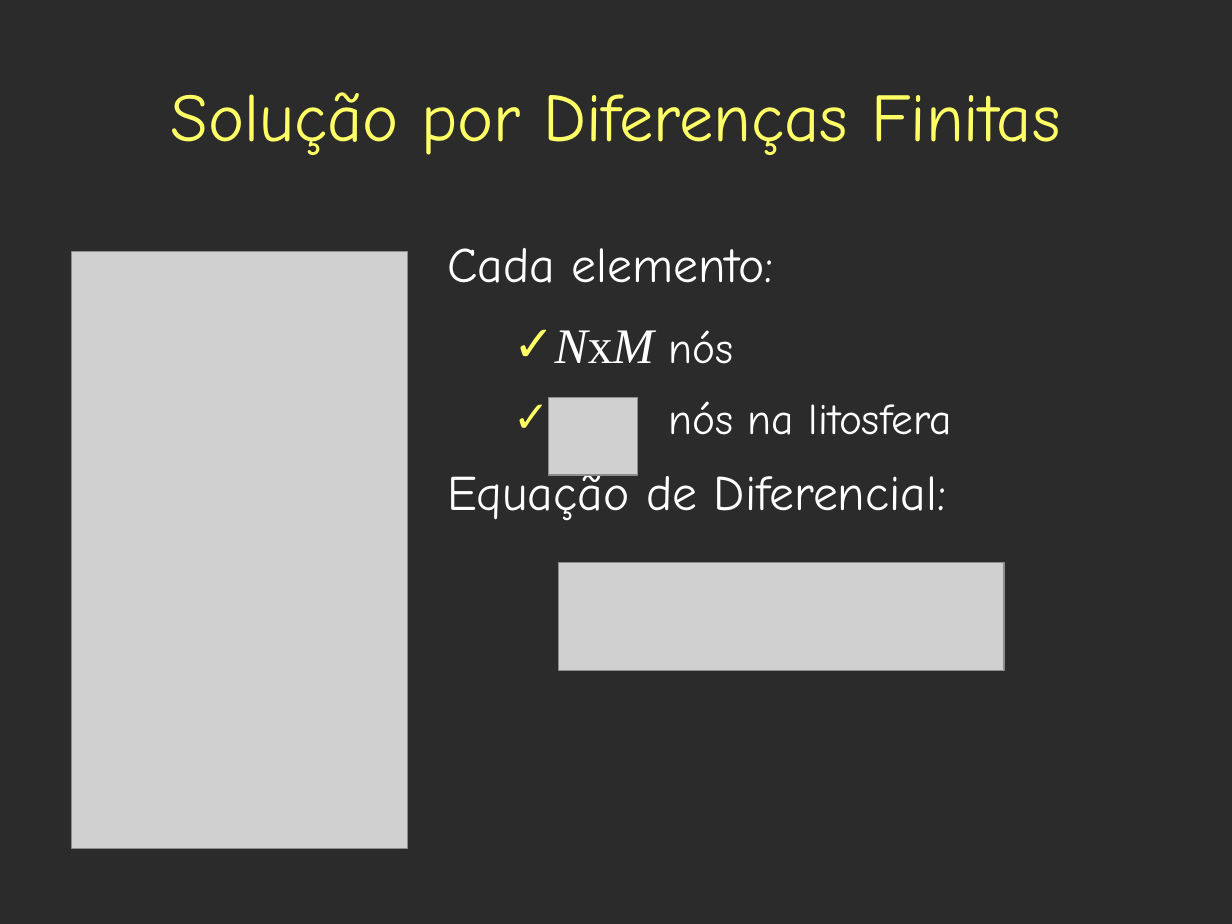
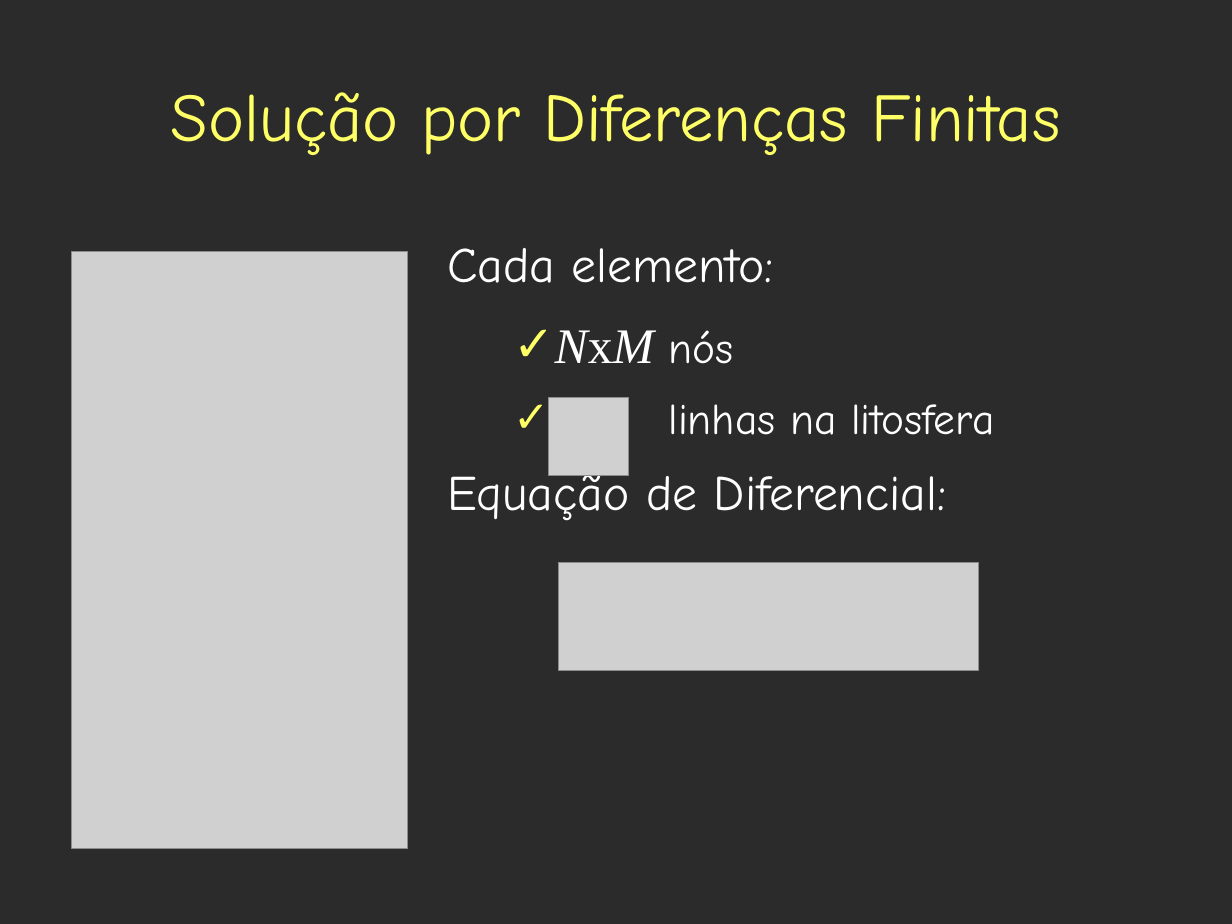
Before and after one commit to leouieda/geothermics, a slide deck: slide 17 of presentations/vba/vba.odp. Drawn at 1232x924 pixels with LibreOffice and Linux fonts; fonts in the diff are those of the drawing; grey boxes stand for pictures; background and template pictures are left out; a plain dark background stands for a picture behind light text. Boxes give left, top, right and bottom in pixels: in the first picture for what was removed or moved away, otherwise in the second. Text is boxed around its words. In the diff, an @@ line names an element or a change of style, - is before the commit and + after.

```diff
--- a/presentations/vba/vba.odp
+++ b/presentations/vba/vba.odp
@@ picture: place and size @@
-picture at box(559, 562, 1005, 671)
+picture at box(549, 397, 629, 475)
@@ text at box(669, 404, 994, 435): text changed @@
-  ✓ nós na litosfera
+  ✓ linhas na litosfera
@@ picture: place and size @@
-picture at box(549, 397, 638, 475)
+picture at box(559, 562, 978, 671)
```
Also in this commit, not shown: 3 other slides changed, 4 other files.
